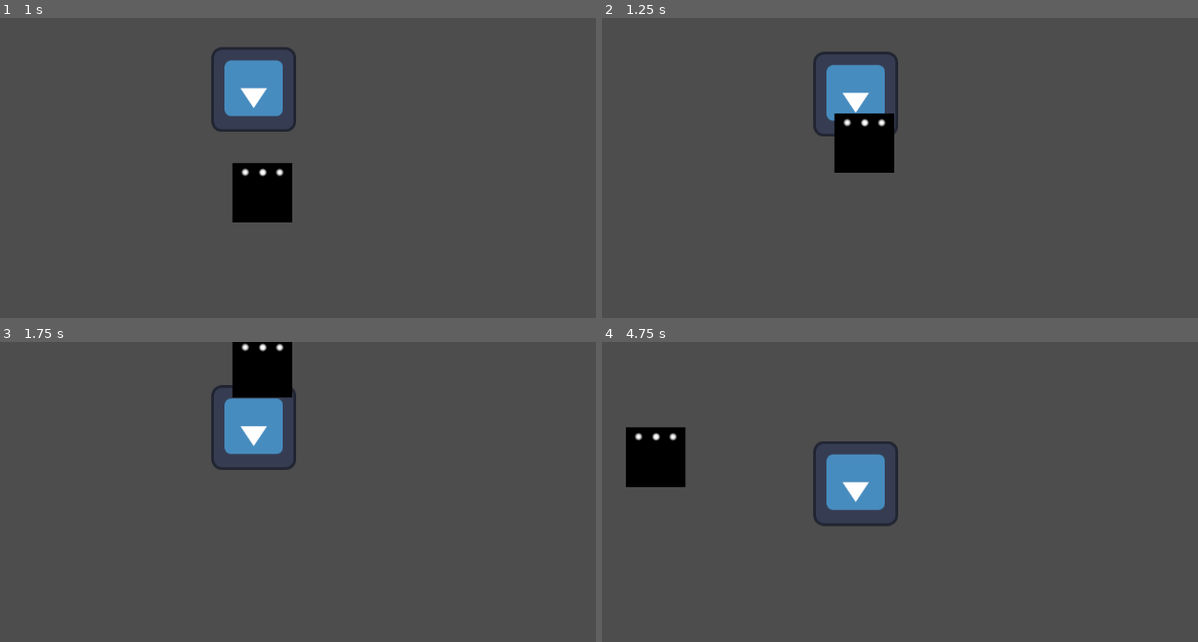
Above: before the commit, frames 1-4 (two rows, left to right).
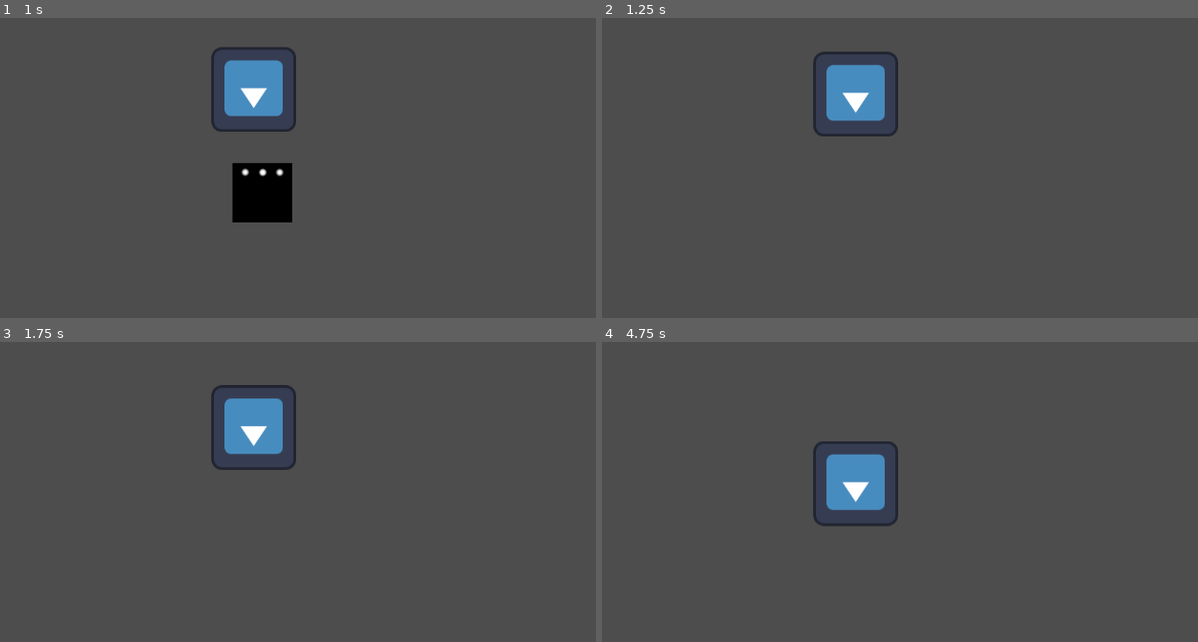
Above: after the commit, the same moments.

Repository: WickerBaskett/das-teroids
Game: Godot game, scene res://scenes/main_level.tscn
Two runs of this game, one before a commit and one after it. Both use one fixed random seed, a clock stepped at 60 frames per second and the inputs below. This scene is started directly instead of the project's main scene. The engine's default icon, where the game draws it, is replaced by a stand-in: a white triangle on a blue panel in a dark square.
Inputs:
- Up to frame 1 (1 s): hold Up (ui_up) from 0.53 s (still down)
- Up to frame 2 (1.25 s): keep holding Up (ui_up)
- Up to frame 3 (1.75 s): keep holding Up (ui_up)
- Up to frame 4 (4.75 s): release Up (ui_up) at 2.03 s; hold Left (ui_left) 2.03-3.53 s; hold Down (ui_down) 3.53-4.28 s; hold Right (ui_right) from 4.28 s (still down)

Frame 1 is identical in both runs. In frame 2, 2.0% of the frame differs, in the area x 38-50%, y 31-52%; in frame 3, 1.8%; in frame 4, 2.0%, in the area x 4-15%, y 28-49%.

Commit message:
Fixed issues from merge

Diff:
--- a/das-teroids/project.godot
+++ b/das-teroids/project.godot
@@ -11,9 +11,17 @@
 [application]
 
 config/name="Das-Teroids"
-run/main_scene="uid://u2dbgb06507e"
+run/main_scene="uid://dhm28ne3u5nwa"
 config/features=PackedStringArray("4.5", "GL Compatibility")
 config/icon="res://icon.svg"
+
+[input]
+
+fire={
+"deadzone": 0.2,
+"events": [Object(InputEventKey,"resource_local_to_scene":false,"resource_name":"","device":-1,"window_id":0,"alt_pressed":false,"shift_pressed":false,"ctrl_pressed":false,"meta_pressed":false,"pressed":false,"keycode":0,"physical_keycode":32,"key_label":0,"unicode":32,"location":0,"echo":false,"script":null)
+]
+}
 
 [rendering]
 
--- a/das-teroids/scenes/asteroid.tscn
+++ b/das-teroids/scenes/asteroid.tscn
@@ -3,12 +3,10 @@
 [ext_resource type="Script" uid="uid://cqdbsi26c0obg" path="res://scripts/asteroid.gd" id="1_6mo6b"]
 [ext_resource type="Texture2D" uid="uid://xrlv3lweb26g" path="res://icon.svg" id="2_6mo6b"]
 
-
 [sub_resource type="RectangleShape2D" id="RectangleShape2D_6mo6b"]
 size = Vector2(128, 128)
 
-[node name="Asteroid" type="Node2D"]
-
+[node name="Asteroid" type="Area2D"]
 script = ExtResource("1_6mo6b")
 
 [node name="Sprite2D" type="Sprite2D" parent="."]
